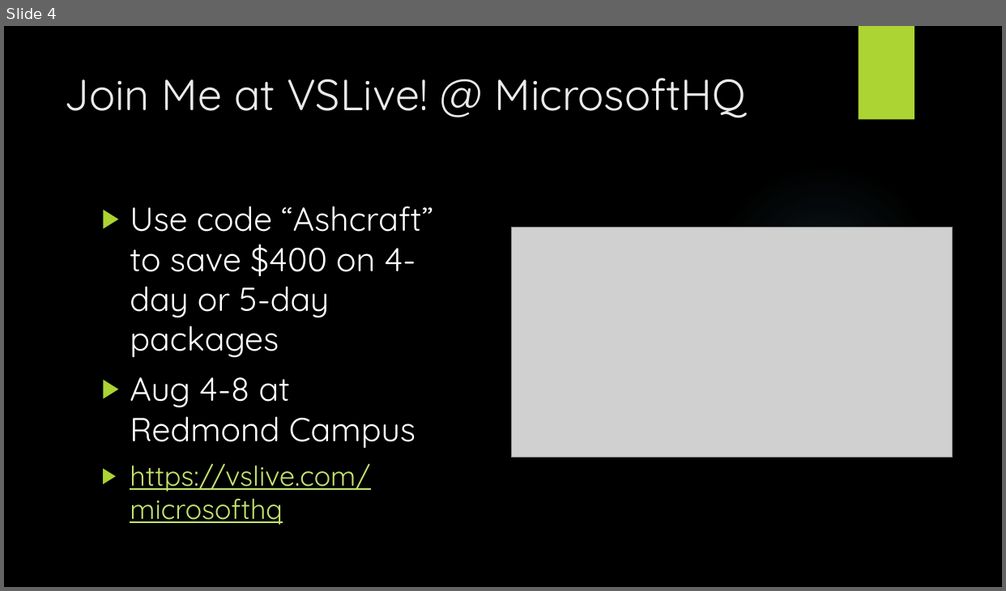
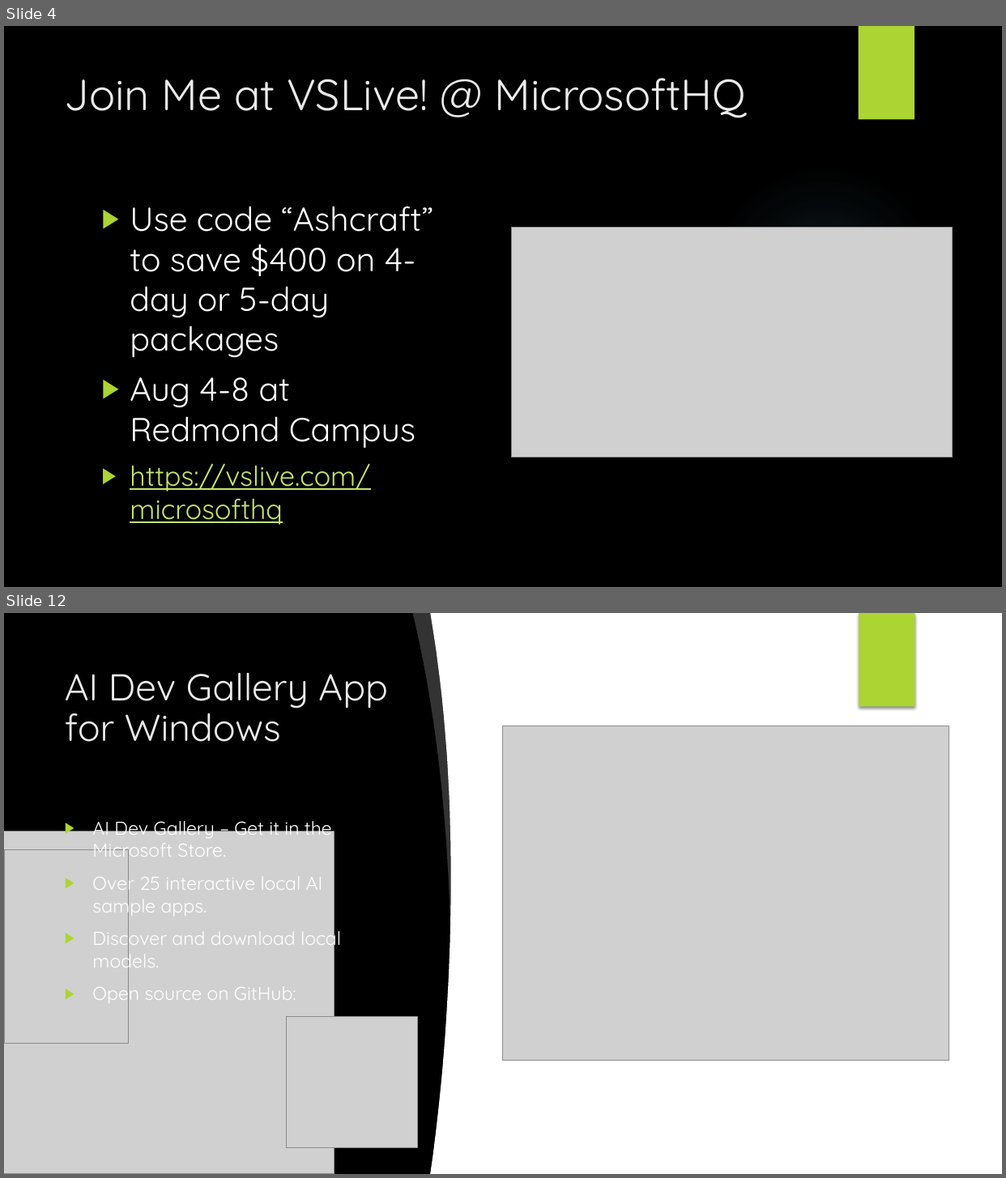
Before and after one commit to alvinashcraft/speaking, a slide deck: 2025/0521_PhillyDotNet/Philly.NET - Intelligent Windows Apps with WCR.pptx. Shown one above the other, each under a label of ours: slide 4 before the commit, slides 4 and 12 after it; the slides between them are not shown. The pictures are 1006x591 and 1006x1178 pixels, drawn with LibreOffice and Linux fonts; fonts in the diff are those of the drawing; grey boxes stand for pictures; background and template pictures are left out. Boxes give left, top, right and bottom in pixels: in the first picture for what was removed or moved away, otherwise in the second. Text is boxed around its words. In the diff, an @@ line names an element or a change of style, - is before the commit and + after.

```diff
--- a/2025/0521_PhillyDotNet/Philly.NET - Intelligent Windows Apps with WCR.pptx
+++ b/2025/0521_PhillyDotNet/Philly.NET - Intelligent Windows Apps with WCR.pptx
@@ slide 12 added at [4, 613, 1002, 1174], background picture (left out) @@
@@ freeform shape added at [413, 613, 458, 917], fill #FFFFFF at 20% opacity @@
@@ freeform shape added at [430, 613, 540, 1174], fill #FFFFFF @@
@@ rectangle added at [503, 613, 1002, 1174], fill #FFFFFF @@
@@ picture added at [659, 613, 790, 707] @@
@@ rectangle added at [859, 613, 914, 707], fill #ACD433 @@
@@ rectangle added at [859, 613, 915, 707], fill #ACD433 @@
@@ title added at [65, 673, 387, 742], 36 pt, text #EBEBEB @@
+AI Dev Gallery App for Windows
@@ picture added at [503, 726, 948, 1061] @@
@@ text added at [92, 821, 341, 1006], 18 pt, text #FFFFFF @@
+▶ AI Dev Gallery – Get it in the Microsoft Store.
+▶ Over 25 interactive local AI sample apps.
+▶ Discover and download local models.
+▶ Open source on GitHub:
@@ picture added at [4, 832, 334, 1174] @@
@@ picture added at [4, 850, 128, 1043] @@
@@ picture added at [286, 1017, 418, 1149] @@
@@ picture added at [709, 1112, 790, 1174] @@
```
Also in this commit, not shown: 4 slides changed, 7 other slides added.
